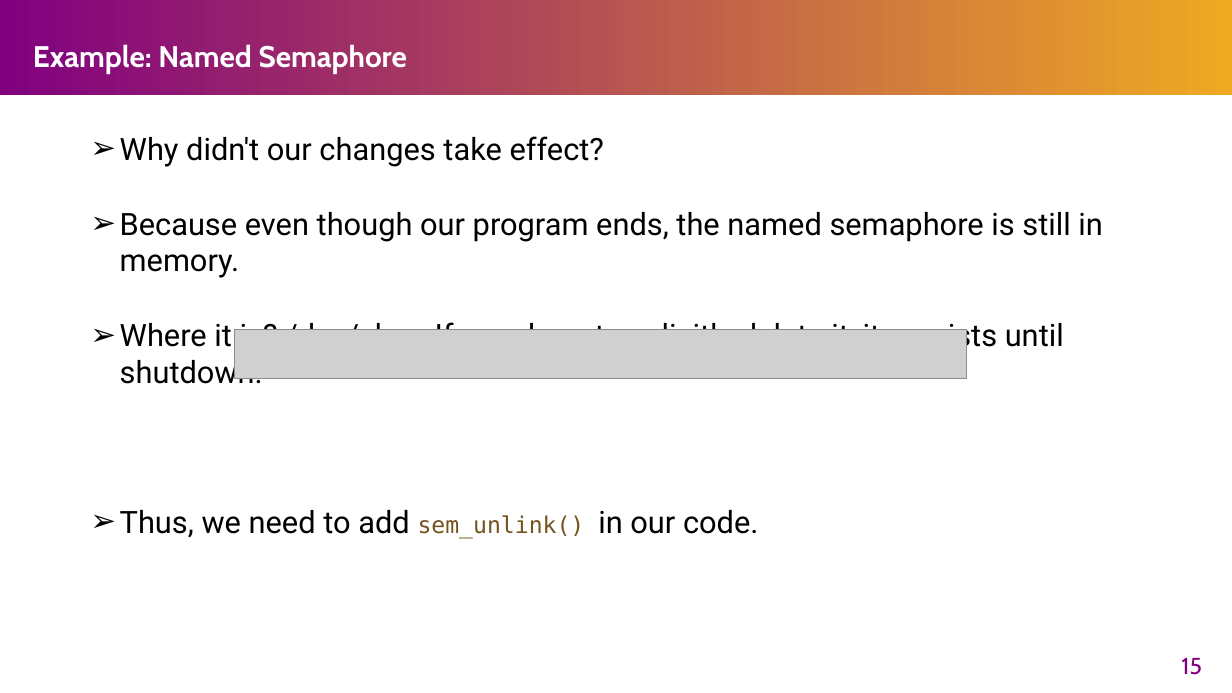
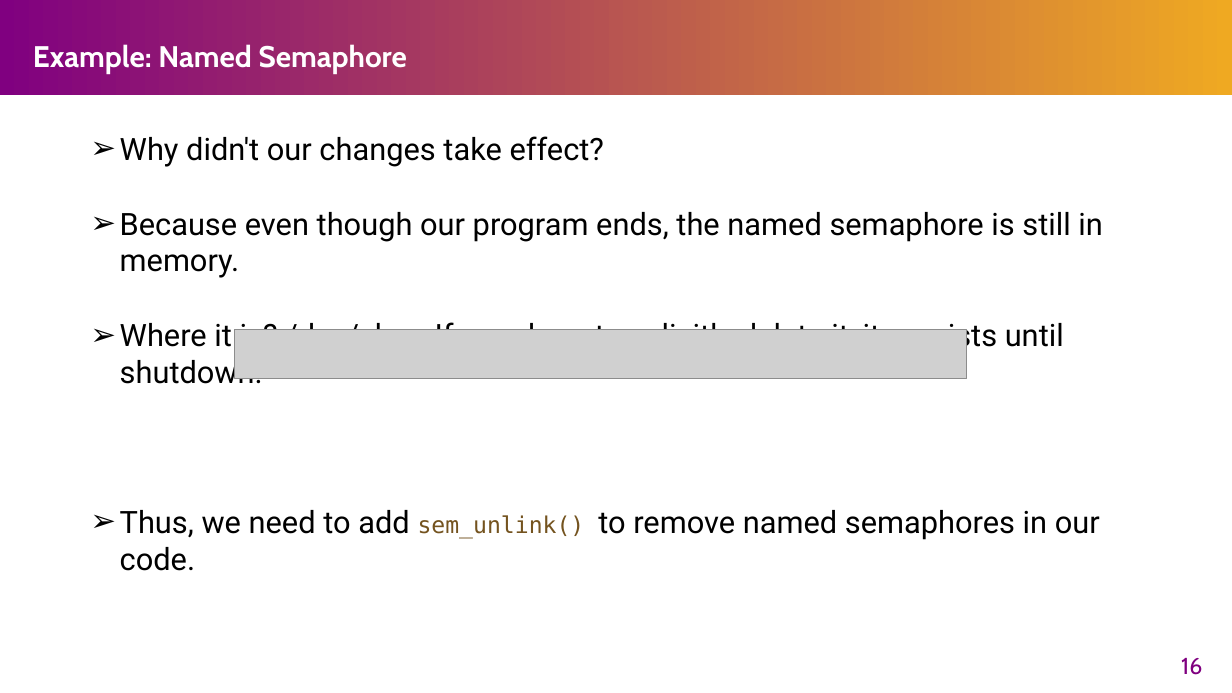
Before and after one commit to henryhxu/CSCI3150, a slide deck: slide 16 of tutorial/T06/tut06.pptx (slide 15 before the commit). Drawn at 1232x693 pixels with LibreOffice and Linux fonts; fonts in the diff are those of the drawing; grey boxes stand for pictures. Boxes give left, top, right and bottom in pixels: in the first picture for what was removed or moved away, otherwise in the second. Text is boxed around its words. In the diff, an @@ line names an element or a change of style, - is before the commit and + after.

```diff
--- a/tutorial/T06/tut06.pptx
+++ b/tutorial/T06/tut06.pptx
@@ text at bbox=[120, 510, 1100, 571]: text changed @@
-➢ Thus, we need to add sem_unlink() in our code.
+➢ Thus, we need to add sem_unlink() to remove named semaphores in our code.
@@ page number at bbox=[1181, 658, 1202, 675]: text changed @@
-15
+16
```
Also in this commit, not shown: 12 other slides changed, 2 slides added, 2 other files.
